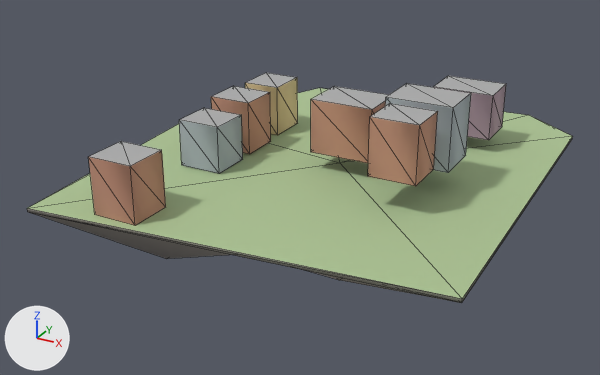
One commit to the glTF model godot_project/remake/sky/islands/SKY-076.lod2.glb: the scene before it, then after it.
Rendered twice from a 50 mm camera at (142.0, -298.0, 133.0) aimed at (-16.0, -10.0, -11.0). Every picture has the same lights, and +X, +Y and +Z are marked at lower left. The older version comes first. Mesh edges are drawn as thin lines. Vertices at exactly the same position are counted once.

In view in the first picture: 'buildings', 'deck', 'rock'.
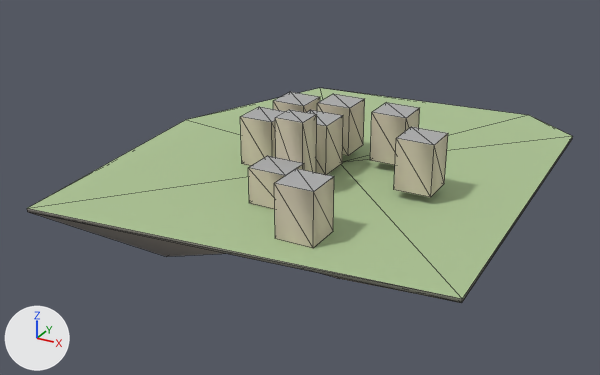
Boxes (x1, y1, x2, y2) around the edits, measured in the pictures (600 x 375 px; the box of a moved part takes in the faces that stretch with it):
'buildings', reshaped (50% narrower): before (89, 73, 506, 226); after (240, 92, 448, 248)
part 1 of me_buildings, moved or reshaped: before (311, 86, 388, 163); after (275, 110, 317, 173)
part 2 of me_buildings, moved or reshaped: before (179, 108, 243, 174); after (248, 156, 304, 209)
part 3 of me_buildings, moved or reshaped: before (211, 86, 271, 154); after (317, 94, 365, 156)
part 4 of me_buildings, moved or reshaped: before (245, 73, 298, 135); after (306, 110, 343, 175)
part 5 of me_buildings, moved or reshaped: before (385, 83, 471, 173); after (370, 102, 420, 165)
part 6 of me_buildings, moved or reshaped: before (368, 103, 438, 186); after (394, 127, 448, 197)
part 7 of me_buildings, moved or reshaped: before (89, 141, 166, 226); after (273, 92, 320, 113)
part 8 of me_buildings, moved or reshaped: before (433, 76, 506, 140); after (274, 169, 334, 248)
part 9 of me_buildings, added (beige): after (240, 107, 286, 166)

Patch to the scene script:
```diff
--- a/godot_project/remake/sky/islands/SKY-076.lod2.glb.py
+++ b/godot_project/remake/sky/islands/SKY-076.lod2.glb.py
@@ me_buildings @@
 # used by ob_buildings; location = (0.0, 0.0, 0.0)
-me_buildings.from_pydata(...)  # 64 vertices, 80 faces; spans x -58.0..50.0, y -91.0..60.0, z 0.0..36.0
+me_buildings.from_pydata(...)  # 72 vertices, 90 faces; spans x -37.0..48.0, y -76.0..14.0, z 0.0..31.0
+# me_buildings part 1: the loose piece of 8 vertices spanning x -9.0..18.0, y -13.0..8.0, z 8.0..30.0 is scaled about its middle by (0.444, 0.524, 1.35), then moved by (-8.0, -33.0, -3.0)
+# me_buildings part 2: the loose piece of 8 vertices spanning x -58.0..-39.0, y -37.0..-19.0, z 0.0..21.0 is scaled about its middle by (0.842, 0.778, 0.725), then moved by (44.0, -21.0, -3.0)
+# me_buildings part 3: the loose piece of 8 vertices spanning x -58.0..-39.0, y -13.0..5.0, z 1.0..24.0 is scaled about its middle by (0.789, 0.833, 0.907), then moved by (44.0, 11.0, 2.0)
+# me_buildings part 4: the loose piece of 8 vertices spanning x -58.0..-41.0, y 14.0..33.0, z 1.0..23.0 is scaled about its middle by (0.882, 0.789, 0.923), then moved by (45.0, -38.0, 1.0)
+# me_buildings part 5: the loose piece of 8 vertices spanning x 23.0..50.0, y -13.0..8.0, z 10.0..36.0 is scaled about its middle by (0.556, 0.714, 0.805), then moved by (-17.0, 9.0, -9.0)
+# me_buildings part 6: the loose piece of 8 vertices spanning x 27.0..46.0, y -37.0..-19.0, z 13.0..36.0 is scaled about its middle by (0.789, 0.833, 0.907), then moved by (3.0, 12.0, -11.0)
+# me_buildings part 7: the loose piece of 8 vertices spanning x -58.0..-39.0, y -91.0..-73.0, z 0.0..23.0 is scaled about its middle by (0.789, 0.833, 0.907), then moved by (22.0, 88.0, 0.0)
+# me_buildings part 8: the loose piece of 8 vertices spanning x 23.0..50.0, y 40.0..60.0, z 6.0..26.0 is scaled about its middle by (0.556, 0.75, 1.04), then moved by (-19.0, -118.0, -6.0)
+# me_buildings part 9: the loose piece of 8 vertices spanning x -58.0..-39.0, y -37.0..-19.0, z 0.0..21.0 is copied, and the copy is scaled about its middle by (0.789, 0.833, 1.04), then moved by (19.0, 12.0, 1.0); it spans x -37.0..-22.0, y -23.0..-8.0, z 1.0..22.0
 me_buildings.materials.append(mat_sky_lod_bldg)
```
